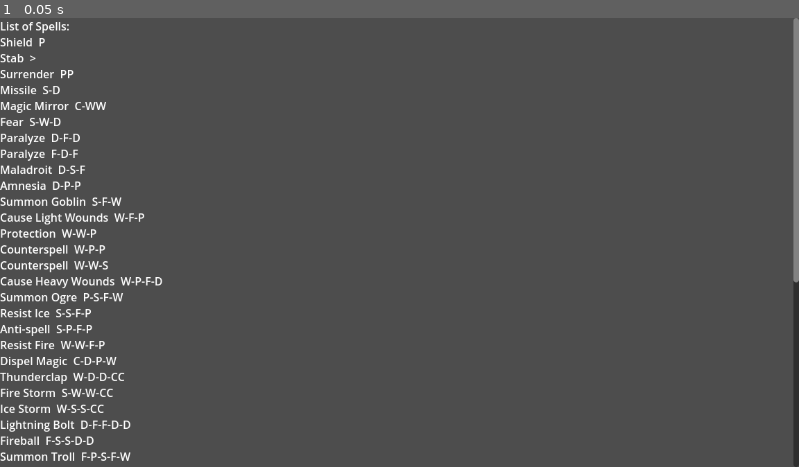
Above: before the commit, frame 1.
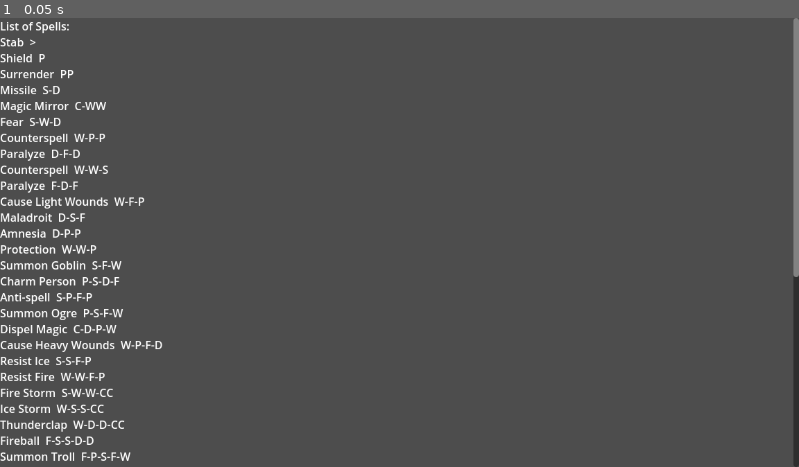
Above: after the commit, the same moment.

Repository: snhumphr/Wizard-Duels
Game: Godot game, scene res://game.tscn
Same seed, same stepped clock (60 frames per second), same inputs: the game is played once before the commit and once after it.
Inputs:
- Up to frame 1 (0.05 s): no input

The runs differ from the first frame. In frame 1, 2.9% of the frame differs, in the area x 0-100%, y 4-93%.

Commit message:
Adds support for Charm Person

Diff:
--- a/EffectControlPanel.gd
+++ b/EffectControlPanel.gd
@@ -1,8 +1,9 @@
 extends VBoxContainer
 
-var effectList = []
+var paraList = []
+var charmList = []
 
-func render(entityArray, player):
+func render(entityArray, player, validCharmGestures):
 	clearEffects()
 	for entity in entityArray:
 		if entity.is_wizard and entity.is_active():
@@ -10,7 +11,7 @@
 				if effect[0].paralysis and effect[0].hand == "choose" and effect[0].caster_id == player:
 					var box = HBoxContainer.new()
 					self.add_child(box)
-					effectList.append([box, effect[0], entity.id])
+					paraList.append([box, effect[0], entity.id])
 
 					var label = Label.new()
 					box.add_child(label)
@@ -24,12 +25,41 @@
 					var label_two = Label.new()
 					box.add_child(label_two)
 					label_two.set_text(" hand.")
+				elif effect[0].charm_person and effect[0].hand == "choose" and effect[0].gesture == "" and effect[0].caster_id == player and effect[0].caster_id != entity.id:
+					var box = HBoxContainer.new()
+					self.add_child(box)
+					charmList.append([box, effect[0], entity.id])
+
+					var label = Label.new()
+					box.add_child(label)
+					label.set_text("Charm " + entity.name + "'s ")
+
+					var button_one = OptionButton.new()
+					button_one.add_item("Left")
+					button_one.add_item("Right")
+					box.add_child(button_one)
+
+					var label_two = Label.new()
+					box.add_child(label_two)
+					label_two.set_text(" hand into making ")
+
+					var button_two = OptionButton.new()
+					for gesture in validCharmGestures:
+						button_two.add_item(gesture)
+					box.add_child(button_two)
 
 func clearEffects():
-	for effect in effectList:
+	for effect in paraList:
 		remove_child(effect[0])
 
-	effectList = []
+	for effect in charmList:
+		remove_child(effect[0])
 
-func getEffectList():
-	return effectList
+	paraList = []
+	charmList = []
+
+func getParaList():
+	return paraList
+
+func getCharmList():
+	return charmList
--- a/Game.gd
+++ b/Game.gd
@@ -23,6 +23,7 @@
 var turn = 0
 
 var validGestures = ["N", "P", "W", "S", "D", "F", "C", ">"]
+var validCharmGestures =  ["P", "W", "S", "D", "F", "C", ">"]
 var validSpookedGestures = ["N", "P", "W", ">"]
 
 # Called when the node enters the scene tree for the first time.
@@ -83,23 +84,28 @@
 						gestureQueue[i][0] = paralyze_gesture(entityArray[i].right_hand_gestures.back())
 					elif effect[0].hand == "Left":
 						gestureQueue[i][1] = paralyze_gesture(entityArray[i].left_hand_gestures.back())
+				elif effect[0].charm_person:
+					if effect[0].hand == "Right":
+						gestureQueue[i][0] = effect[0].gesture
+					elif effect[0].hand == "Left":
+						gestureQueue[i][1] = effect[0].gesture
 		#TODO: resolve gesture changes from charm/paralysis here
 
 		var leftSpellOptions = analyzeGestures(i, true)
 		var rightSpellOptions = analyzeGestures(i, false)
 
 		if not rightSpellOptions.has(spellQueue[i][0]):
-			if rightSpellOptions.size() > 0:
-				if spellQueue[i][0].hostile != rightSpellOptions[0].hostile:
+			if rightSpellOptions.size() > 0 and rightSpellOptions[0]:
+				print(rightSpellOptions[0])
+				if not spellQueue[i][0] or spellQueue[i][0].hostile != rightSpellOptions[0].hostile:
 					targetQueue[i][0] = findValidTargets(rightSpellOptions[0], entityArray[i])[1]
-
 				spellQueue[i][0] = rightSpellOptions[0]
 			else:
 				spellQueue[i][0] = null
 
 		if not leftSpellOptions.has(spellQueue[i][0]):
-			if leftSpellOptions.size() > 0:
-				if spellQueue[i][1].hostile != leftSpellOptions[0].hostile:
+			if leftSpellOptions.size() > 0 and leftSpellOptions[0]:
+				if not spellQueue[i][1] or spellQueue[i][1].hostile != leftSpellOptions[0].hostile:
 					targetQueue[i][1] = findValidTargets(leftSpellOptions[0], entityArray[i])[1]
 				spellQueue[i][1] = leftSpellOptions[0]
 			else:
@@ -781,35 +787,36 @@
 	self.get_node("Scroll/UI/LeftHand/LeftHandGestureOptions").clear()
 	self.get_node("Scroll/UI/RightHand/RightHandGestureOptions").clear()
 
-	var spooked = false
-	var forgetful = false
-	for effect in entityArray[player].effects:
-		if effect[0].fear:
-			spooked = true
-		elif effect[0].amnesia:
-			forgetful = true
-
-	if not forgetful:
-		for i in validGestures.size():
-			var gesture = validGestures[i]
-			if not spooked or validSpookedGestures.has(gesture):
-				self.get_node("Scroll/UI/LeftHand/LeftHandGestureOptions").add_item(gesture, i)
-				self.get_node("Scroll/UI/RightHand/RightHandGestureOptions").add_item(gesture, i)
-	else:
-		for i in validGestures.size():
-			var gesture = validGestures[i]
-			if gesture == entityArray[player].right_hand_gestures.back():
-				self.get_node("Scroll/UI/RightHand/RightHandGestureOptions").add_item(gesture, i)
-				self.get_node("Scroll/UI/RightHand/RightHandGestureOptions").select(0)
-				gestureQueue[player][0] = gesture
-			if gesture == entityArray[player].left_hand_gestures.back():
-				self.get_node("Scroll/UI/LeftHand/LeftHandGestureOptions").add_item(gesture, i)
-				self.get_node("Scroll/UI/LeftHand/LeftHandGestureOptions").select(0)
-				gestureQueue[player][1] = gesture
-		onGestureChange(false)
-		onGestureChange(true)
-
-	self.get_node("Scroll/UI/EffectControlPanel").render(entityArray, player)
+	if player < entityArray.size():
+		var spooked = false
+		var forgetful = false
+		for effect in entityArray[player].effects:
+			if effect[0].fear:
+				spooked = true
+			elif effect[0].amnesia:
+				forgetful = true
+
+		if not forgetful:
+			for i in validGestures.size():
+				var gesture = validGestures[i]
+				if not spooked or validSpookedGestures.has(gesture):
+					self.get_node("Scroll/UI/LeftHand/LeftHandGestureOptions").add_item(gesture, i)
+					self.get_node("Scroll/UI/RightHand/RightHandGestureOptions").add_item(gesture, i)
+		else:
+			for i in validGestures.size():
+				var gesture = validGestures[i]
+				if gesture == entityArray[player].right_hand_gestures.back():
+					self.get_node("Scroll/UI/RightHand/RightHandGestureOptions").add_item(gesture, i)
+					self.get_node("Scroll/UI/RightHand/RightHandGestureOptions").select(0)
+					gestureQueue[player][0] = gesture
+				if gesture == entityArray[player].left_hand_gestures.back():
+					self.get_node("Scroll/UI/LeftHand/LeftHandGestureOptions").add_item(gesture, i)
+					self.get_node("Scroll/UI/LeftHand/LeftHandGestureOptions").select(0)
+					gestureQueue[player][1] = gesture
+			onGestureChange(false)
+			onGestureChange(true)
+
+	self.get_node("Scroll/UI/EffectControlPanel").render(entityArray, player, validCharmGestures)
 	self.get_node("Scroll/UI/SummonControlPanel").render(entityArray, player)
 
 func _on_end_turn_button_pressed():
@@ -830,14 +837,26 @@
 				var target_id = child.get_selected_id()
 				entityArray[monster[1]].target_id = target_id
 
-	var effectList = self.get_node("Scroll/UI/EffectControlPanel").getEffectList()
-
-	for eff in effectList:
+	var paraList = self.get_node("Scroll/UI/EffectControlPanel").getParaList()
+
+	for eff in paraList:
 		for child in eff[0].get_children():
 			if child is OptionButton:
 				for effect in entityArray[eff[2]].effects:
 					if eff[1] == effect[0]:
 						effect[0].hand = child.get_item_text(child.get_selected_id())
+
+	var charmList = self.get_node("Scroll/UI/EffectControlPanel").getCharmList()
+
+	for eff in charmList:
+		for child in eff[0].get_children():
+			if child is OptionButton:
+				for effect in entityArray[eff[2]].effects:
+					var text = child.get_item_text(child.get_selected_id())
+					if text.length() > 1:
+						effect[0].hand = text
+					else:
+						effect[0].gesture = text
 
 	if player >= entityArray.size():
 		process_turn()
--- a/effect.gd
+++ b/effect.gd
@@ -7,6 +7,7 @@
 @export var permanent: bool = false
 @export var stackable: bool = false
 @export var hand: String = ""
+@export var gesture: String = ""
 
 @export var shield: bool = false
 @export var counterspell: bool = false
--- /dev/null
+++ b/resources/effects/charm_person.tres
@@ -0,0 +1,32 @@
+[gd_resource type="Resource" script_class="Effect" load_steps=2 format=3 uid="uid://beyvrf7na7kvw"]
+
+[ext_resource type="Script" path="res://effect.gd" id="1_sr2bv"]
+
+[resource]
+script = ExtResource("1_sr2bv")
+name = "Charm Person"
+caster_id = -1
+is_silent = false
+permanent = false
+stackable = false
+hand = "choose"
+gesture = ""
+shield = false
+counterspell = false
+reflect = false
+fire_res = false
+cold_res = false
+invisibility = false
+surrender = false
+fatal = false
+curable = 0
+hex = true
+dispellable = true
+unstable = false
+anti_spell = false
+charm_person = true
+charm_monster = false
+fear = false
+paralysis = false
+maladroit = false
+amnesia = false
--- /dev/null
+++ b/resources/spells/enchantments/debuffs/charm_person.tres
@@ -0,0 +1,32 @@
+[gd_resource type="Resource" script_class="Spell" load_steps=2 format=3 uid="uid://d0nwgbrmvfjfy"]
+
+[ext_resource type="Script" path="res://spells.gd" id="1_ilwoo"]
+
+[resource]
+resource_name = "Shield"
+script = ExtResource("1_ilwoo")
+name = "Charm Person"
+gestures = PackedStringArray("P", "S", "D", "F")
+id = 0
+is_spell = true
+is_silent = false
+once_per_turn = false
+once_per_wizard = false
+once_per_duel = false
+mandatory = false
+hex = true
+fire_spell = false
+ice_spell = false
+dispellable = true
+counterable = true
+reflectable = true
+targetable = true
+blockable = false
+hostile = true
+requires_target = false
+can_target_corpses = false
+always_targets_self = false
+permanency_valid = true
+effect = 3
+effect_name = "Charm Person"
+intensity = 2
